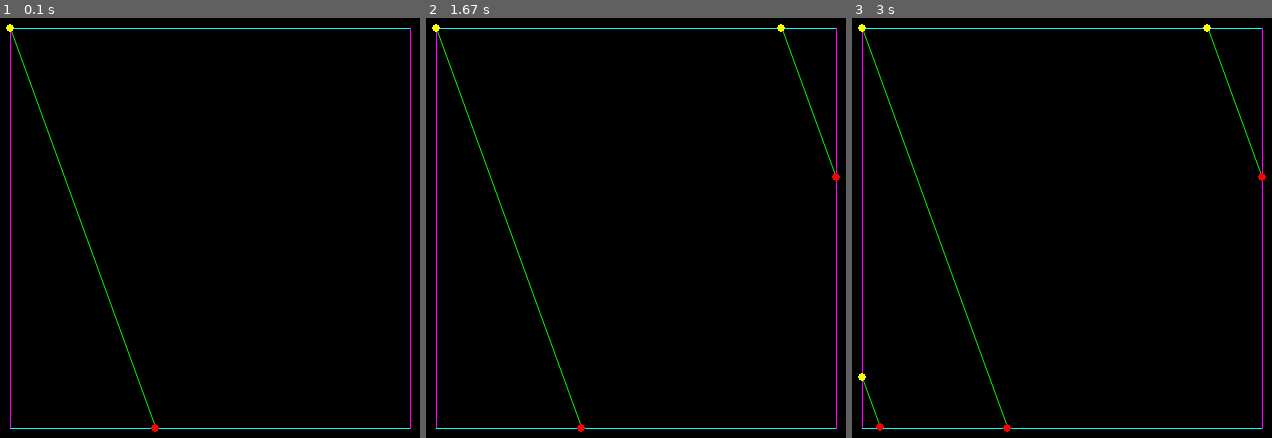
Above: before the commit, frames 1-3 (left to right).
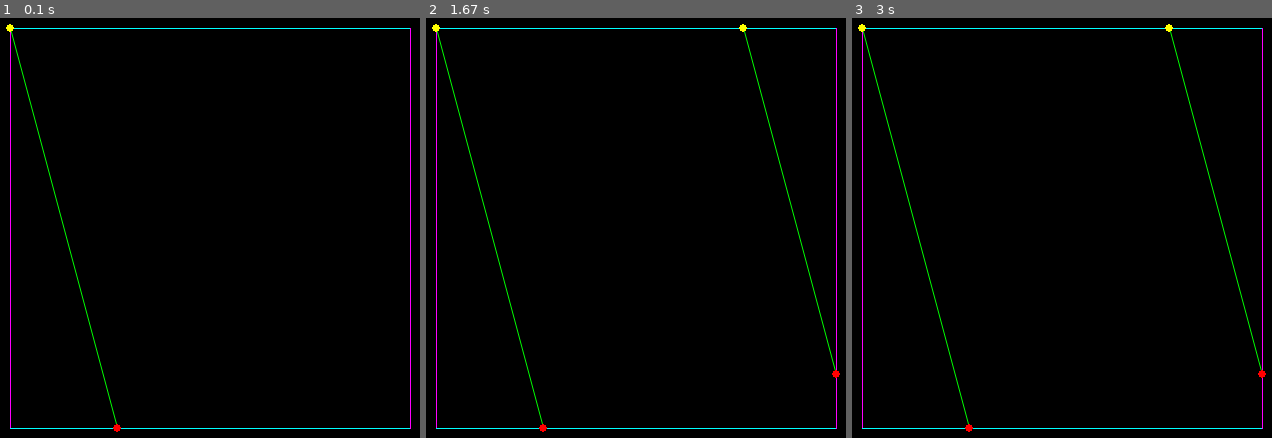
Above: after the commit, the same moments.

Repository: DoYouEvenStackSmash/planning-algorithms-exercises
Game: pygame game, started from src/ch4/manifold_project/manifold_driver.py
The game is run twice, just before and just after one commit, with the same random seed, the same clock (stepped at 60 frames per second) and the same inputs.
Inputs:
- Up to frame 1 (0.1 s): no input
- Up to frame 2 (1.67 s): no input
- Up to frame 3 (3 s): no input

The runs differ from the first frame. In frame 1, 0.8% of the frame differs, in the area x 2-38%, y 3-99%; in frame 2, 1.4%; in frame 3, 1.5%, in the area x 1-99%, y 1-99%.

Commit message:
tested double torus manifold

Diff:
--- a/src/ch4/manifold_project/double_torus_manifold.py
+++ b/src/ch4/manifold_project/double_torus_manifold.py
@@ -3,29 +3,29 @@
 
 # (x, 1) ~ (x + 1/2, 0) for x in [0, 1/2]
 def double_torus_identify_1(O, x_curr, y_curr):
-  if not O.check_y_max(y_curr):
-    return (x_curr, y_curr)
+  # if not O.check_y_max(y_curr):
+  #   return (x_curr, y_curr)
   half_x = O.get_x_dist() / 2
   return (x_curr + half_x, O.get_y_min())
 
 # (x, 1) ~ (x - 1/2, 0) for x in [1/2, 1]
 def double_torus_identify_2(O, x_curr, y_curr):
-  if not O.check_y_max(y_curr):
-    return (x_curr, y_curr)
+  # if not O.check_y_max(y_curr):
+  #   return (x_curr, y_curr)
   half_x = O.get_x_dist() / 2
   return (x_curr - half_x, O.get_y_min())
 
 # (1, y) ~ (0, y - 1/2) for y in [1/2, 1]
 def double_torus_identify_3(O, x_curr, y_curr):
-  if not O.check_x_max(x_curr):
-    return (x_curr, y_curr)
+  # if not O.check_x_max(x_curr):
+  #   return (x_curr, y_curr)
   half_y = O.get_y_dist() / 2
   return (O.get_x_min(), y_curr - half_y)
 
 # (1, y) ~ (0, y + 1/2) for y in [0, 1/2]
 def double_torus_identify_4(O, x_curr, y_curr):
-  if not O.check_x_max(x_curr):
-    return (x_curr, y_curr)
+  # if not O.check_x_max(x_curr):
+  #   return (x_curr, y_curr)
   half_y = O.get_y_dist() / 2
   return (O.get_x_min(), y_curr + half_y)
 
@@ -35,6 +35,7 @@
 
 def find_region(O, target_point):
   center = (O.get_x_dist() / 2 + O.get_x_min(), O.get_y_dist() / 2 + O.get_y_min())
+  # print(center)
   tx,ty = target_point
   cx,cy = center
   rad_theta = np.arctan2(ty - cy, tx - cx)
@@ -45,6 +46,8 @@
     c = 0
   while rad_theta >= double_torus_region_map[c + 1][0]:
     c+=1
+
+  print(f"tp:\t{target_point}\nid:\t{double_torus_region_map[c][1]}\t{rad_theta}")
   return double_torus_region_map[c][1]
 
 double_torus_identifications = {
@@ -55,7 +58,8 @@
 }
 
 def double_torus_next_segment(O, x_curr, y_curr, rad_angle):
-  x_curr, y_curr = double_torus_identifications[find_region(O, (x_curr,y_curr))](O,x_curr, y_curr)
+  if not (x_curr == O.get_x_min() and y_curr == O.get_y_min()):
+    x_curr, y_curr = double_torus_identifications[find_region(O, (x_curr,y_curr))](O,x_curr, y_curr)
 
   x_dist = O.get_x_dist()
   x_end = x_curr + x_dist
@@ -88,7 +92,7 @@
   ox,oy = o.get_x_min(), o.get_y_min()
   r = angle_degrees * np.pi / 180
   counter = 0
-  while not o.end_flag and counter < 5:
+  while not o.end_flag and counter < 2:
     lines.append(o.next_segment(o, ox, oy, r))
     ox, oy = lines[-1][1]
     counter+=1
--- a/src/ch4/manifold_project/manifold_driver.py
+++ b/src/ch4/manifold_project/manifold_driver.py
@@ -50,9 +50,10 @@
     # l = flat_cylinder(o, deg)
     # l = mobius_strip(o, deg)
     # l = torus(o, deg)
-    l = klein_bottle(o, deg)
+    # l = klein_bottle(o, deg)
     # l = projective_plane(o, deg)
     # l = two_sphere(o, deg)
+    l = double_torus(o, deg)
     print(f"theta: {deg}")
     # print(l)
     # frame_draw_line(screen, [(o.get_x_min(), o.get_y_min()),(o.get_x_max(), o.get_y_max())], colors["red"])
@@ -74,7 +75,7 @@
   # l = klein_bottle(o, 60)
   # l = projective_plane(o, 80)
   # l = two_sphere(o, 10)
-  l = double_torus(o, 70)
+  l = double_torus(o, 75)
   # print(l)
 
   for i in l:
